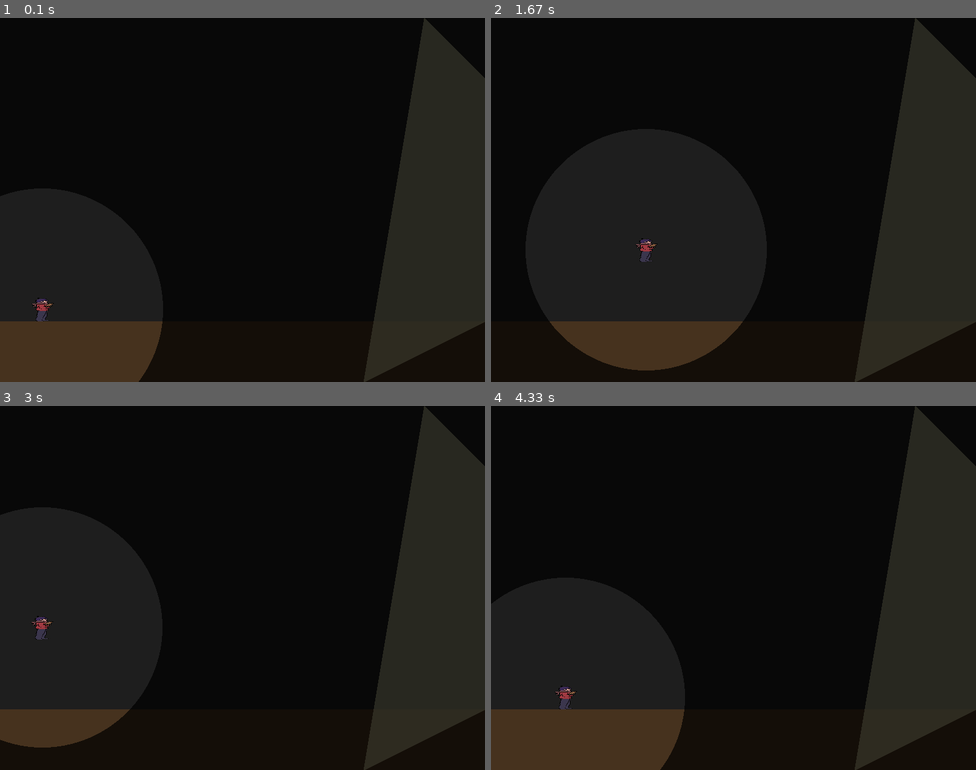
Above: before the commit, frames 1-4 (two rows, left to right).
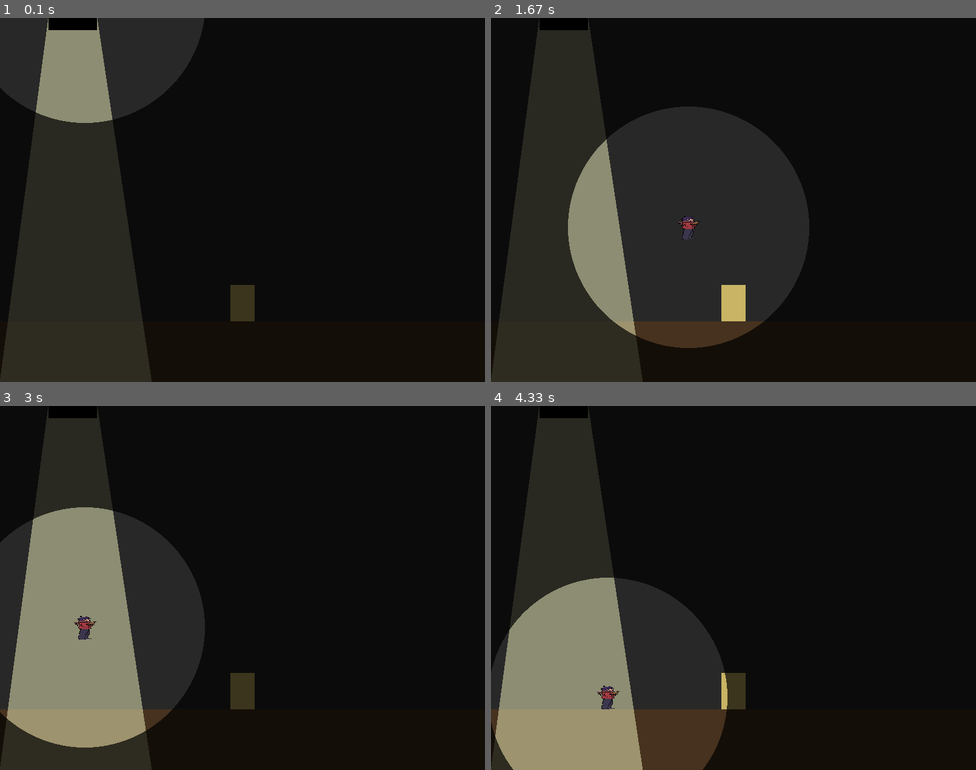
Above: after the commit, the same moments.

Repository: Jayyyy1022/Pygame
Game: pygame game, started from Scenes/chapter2.py
Same seed, same stepped clock (60 frames per second), same inputs: the game is played once before the commit and once after it.
Inputs:
- Up to frame 1 (0.1 s): no input
- Up to frame 2 (1.67 s): hold D 0.33-0.8 s; hold W 0.83-1.13 s; hold D 1.17-1.63 s
- Up to frame 3 (3 s): hold A 1.67-2.2 s; hold A 2.23-2.63 s; hold W from 2.67 s (still down)
- Up to frame 4 (4.33 s): release W at 3.03 s; hold D 3.07-3.7 s; hold A 3.73-4.2 s; hold D from 4.23 s (still down)

The runs differ from the first frame. In frame 1, 30% of the frame differs, in the area x 0-100%, y 0-100%; in frame 2, 39%; in frame 3, 41%; in frame 4, 40%.

Commit message:
basic menu done

Diff:
--- a/Scenes/chapter2.py
+++ b/Scenes/chapter2.py
@@ -419,7 +419,7 @@
             return
 
 # ---------------- MAIN ----------------
-scene4()
+scene1()
 
 pygame.quit()
 sys.exit()
--- a/Scenes/menu.py
+++ b/Scenes/menu.py
@@ -0,0 +1,54 @@
+# Scenes/menu.py
+import pygame
+import subprocess
+import sys
+import os
+
+pygame.init()
+screen = pygame.display.set_mode((800, 600))
+pygame.display.set_caption("Main Menu")
+clock = pygame.time.Clock()
+
+# Colors
+WHITE = (255, 255, 255)
+BLUE = (0, 100, 255)
+RED = (255, 50, 50)
+BLACK = (0, 0, 0)
+
+# Buttons
+ch1_button = pygame.Rect(300, 200, 200, 60)
+ch2_button = pygame.Rect(300, 300, 200, 60)
+font = pygame.font.SysFont(None, 40)
+
+def draw_button(rect, text, color):
+    pygame.draw.rect(screen, color, rect)
+    txt = font.render(text, True, WHITE)
+    txt_rect = txt.get_rect(center=rect.center)
+    screen.blit(txt, txt_rect)
+
+# Get absolute path to the Scenes folder
+scenes_folder = os.path.dirname(os.path.abspath(__file__))
+
+running = True
+while running:
+    screen.fill(BLACK)
+    draw_button(ch1_button, "Chapter 1", BLUE)
+    draw_button(ch2_button, "Chapter 2", RED)
+
+    for event in pygame.event.get():
+        if event.type == pygame.QUIT:
+            running = False
+        elif event.type == pygame.MOUSEBUTTONDOWN:
+            if ch1_button.collidepoint(event.pos):
+                # Open chapter1 and close menu
+                subprocess.Popen([sys.executable, os.path.join(scenes_folder, "chapter1.py")])
+                running = False
+            elif ch2_button.collidepoint(event.pos):
+                # Open chapter2 and close menu
+                subprocess.Popen([sys.executable, os.path.join(scenes_folder, "chapter2.py")])
+                running = False
+
+    pygame.display.flip()
+    clock.tick(60)
+
+pygame.quit()
